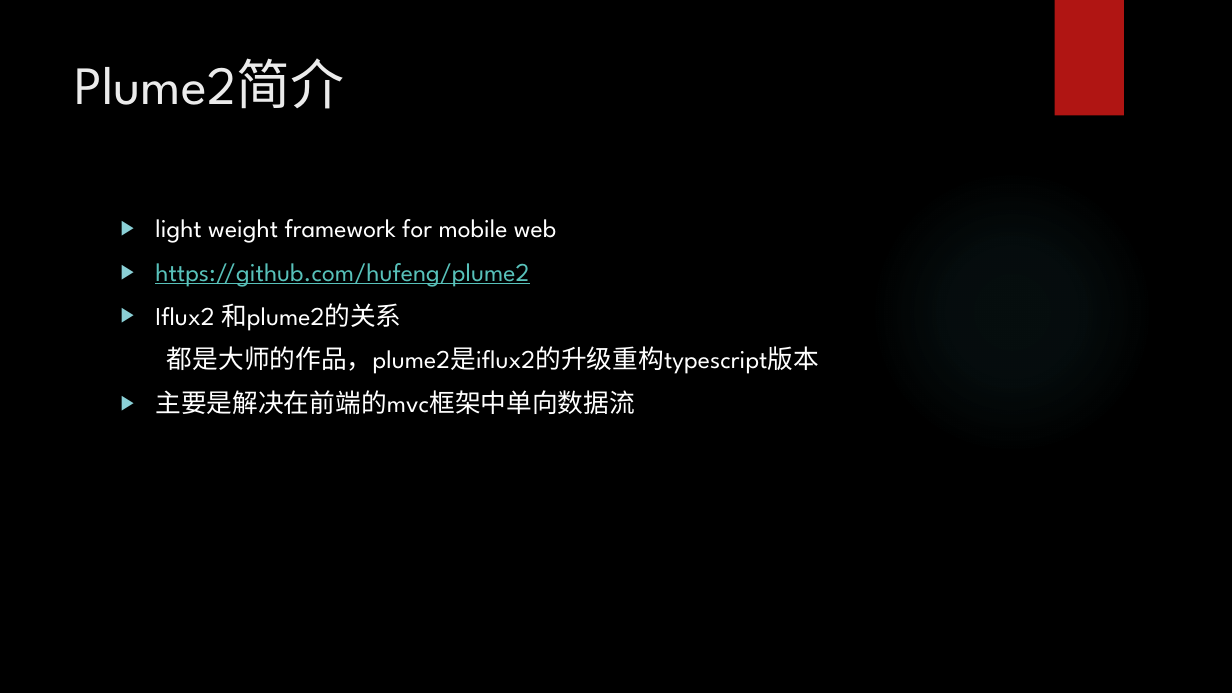
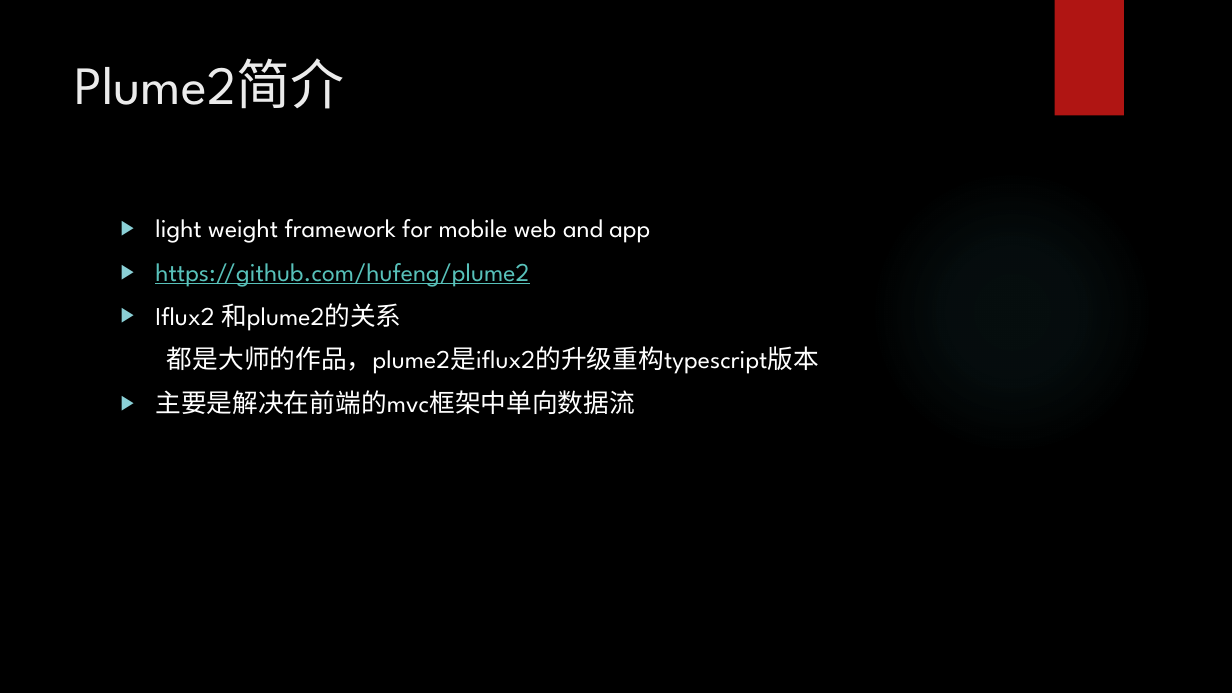
Before and after one commit to hufeng/plume2-starter, a slide deck: slide 2 of docs/plume2-starter项目实战.pptx. Drawn at 1232x693 pixels with LibreOffice and Linux fonts; fonts in the diff are those of the drawing; background and template pictures are left out. Boxes give left, top, right and bottom in pixels: in the first picture for what was removed or moved away, otherwise in the second. Text is boxed around its words. In the diff, an @@ line names an element or a change of style, - is before the commit and + after.

```diff
--- a/docs/plume2-starter项目实战.pptx
+++ b/docs/plume2-starter项目实战.pptx
@@ text at box(155, 219, 650, 243): text changed @@
-▶ light weight framework for mobile web
+▶ light weight framework for mobile web and app
```
Also in this commit, not shown: 5 other slides changed, 1 slide added, 2 other files.
